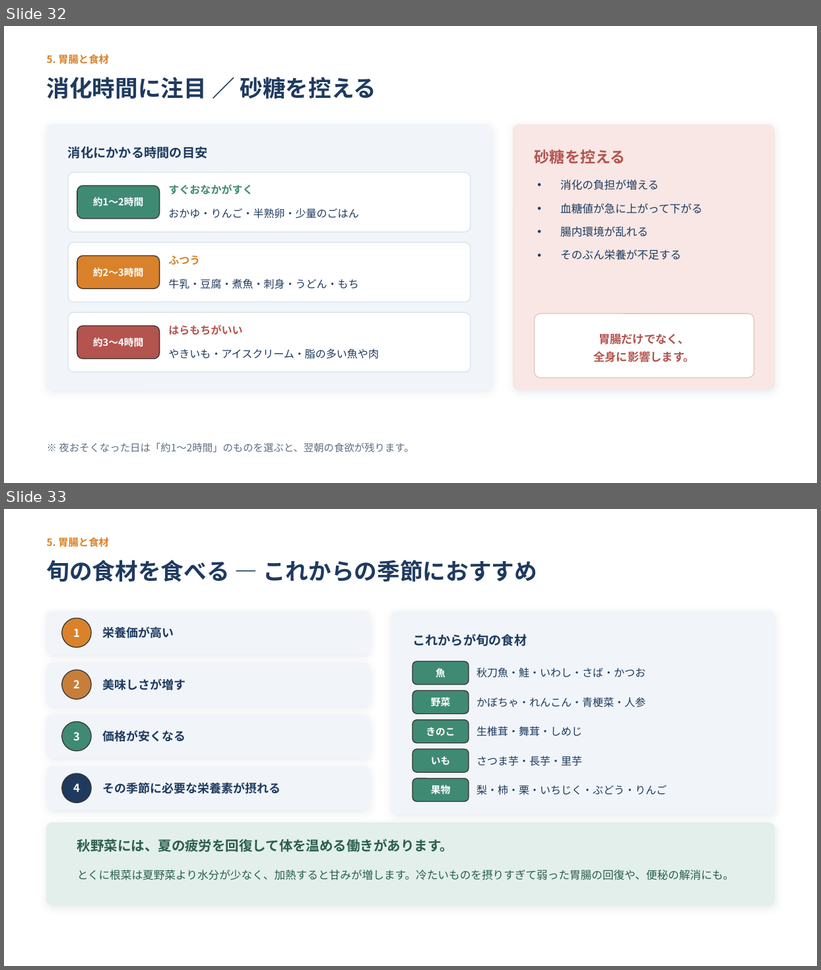
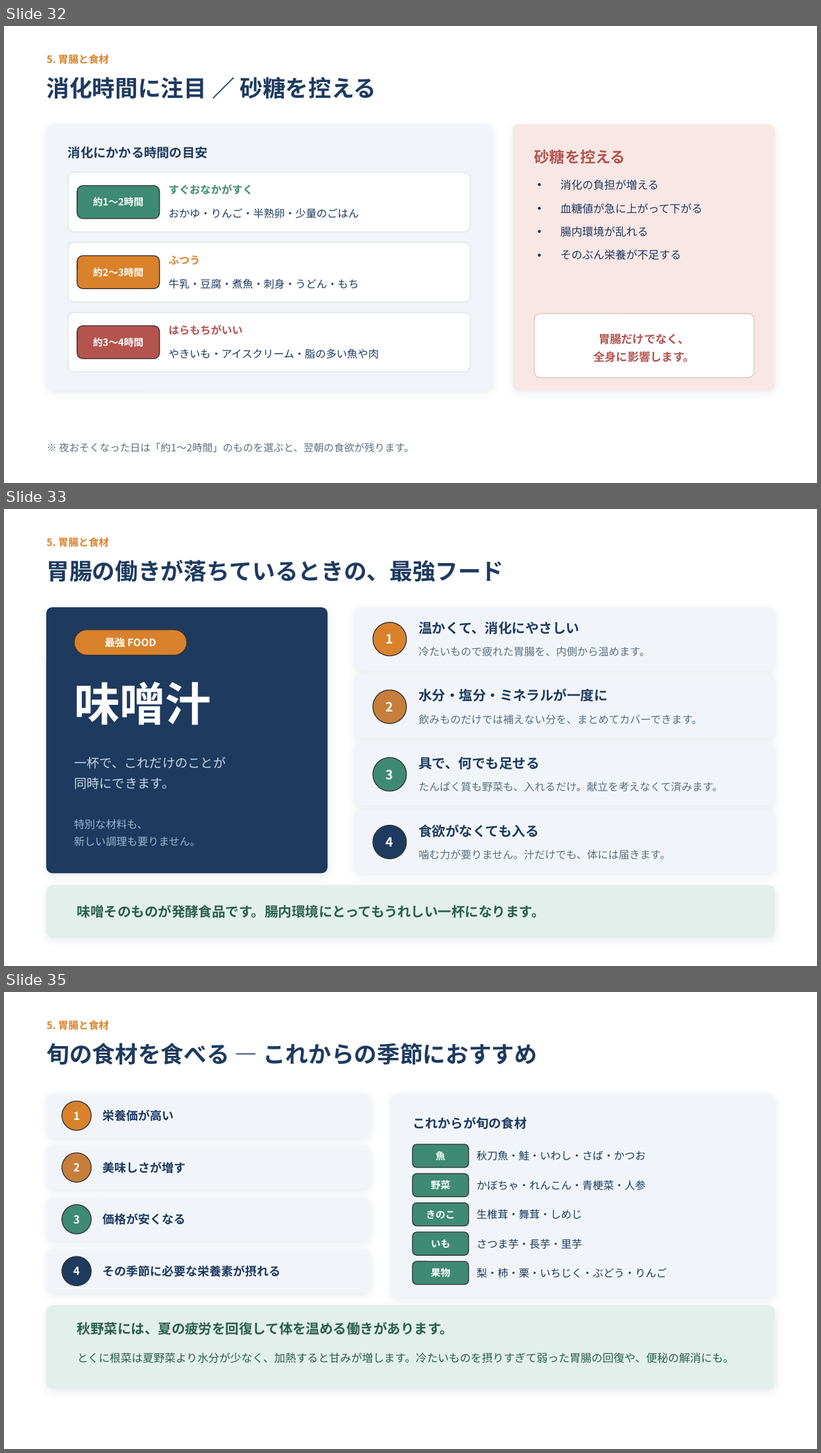
Before and after one commit to xxhmannasuimhxx/-, a slide deck: 夏休みの終わり_第2回_食と生活リズムの整え方.pptx. Shown one above the other, each under a label of ours: slides 32 and 33 before the commit, slides 32, 33 and 35 after it; the slides between them are not shown. The pictures are 821x970 and 821x1453 pixels, drawn with LibreOffice and Linux fonts; fonts in the diff are those of the drawing. Boxes give left, top, right and bottom in pixels: in the first picture for what was removed or moved away, otherwise in the second. Text is boxed around its words. In the diff, an @@ line names an element or a change of style, - is before the commit and + after.

```diff
--- a/夏休みの終わり_第2回_食と生活リズムの整え方.pptx
+++ b/夏休みの終わり_第2回_食と生活リズムの整え方.pptx
@@ slide 33 added at [4,509,817,966], background #FFFFFF @@
@@ text added at [47,537,109,547], 12 pt, text #D9822B, bold @@
+5. 胃腸と食材
@@ text added at [47,560,504,582], 27 pt, text #1E3A5F, bold @@
+胃腸の働きが落ちているときの、最強フード
@@ rounded rectangle added at [47,608,327,873], fill #1E3A5F, outline #1E3A5F 1 pt @@
@@ rounded rectangle added at [354,608,774,670], fill #F1F5F9, outline #F1F5F9 1 pt @@
@@ ellipse added at [373,623,407,656], fill #D9822B, outline #333333 1 pt @@
@@ text added at [418,621,580,634], 16 pt, text #1E3A5F, bold @@
+温かくて、消化にやさしい
@@ rounded rectangle added at [74,630,187,656], fill #D9822B, outline #333333 1 pt @@
@@ text added at [105,636,156,650], 12 pt, text #FFFFFF, bold @@
+最強 FOOD
@@ text added at [386,634,393,644], 15 pt, text #FFFFFF, bold @@
+1
@@ text added at [418,646,650,657], 12.5 pt, text #5C6E80 @@
+冷たいもので疲れた胃腸を、内側から温めます。
@@ text added at [74,682,211,725], 54 pt, text #FFFFFF, bold @@
+味噌汁
@@ rounded rectangle added at [354,675,774,738], fill #F1F5F9, outline #F1F5F9 1 pt @@
@@ ellipse added at [373,690,407,723], fill #C77E3A, outline #333333 1 pt @@
@@ text added at [386,702,393,712], 15 pt, text #FFFFFF, bold @@
+2
@@ text added at [418,689,607,702], 16 pt, text #1E3A5F, bold @@
+水分・塩分・ミネラルが一度に
@@ text added at [418,714,702,724], 12.5 pt, text #5C6E80 @@
+飲みものだけでは補えない分を、まとめてカバーできます。
@@ rounded rectangle added at [354,743,774,805], fill #F1F5F9, outline #F1F5F9 1 pt @@
@@ text added at [74,757,226,789], 15 pt, text #C7D6E6 @@
+一杯で、これだけのことが
+同時にできます。
@@ ellipse added at [373,758,407,791], fill #3F8A72, outline #333333 1 pt @@
@@ text added at [418,757,539,770], 16 pt, text #1E3A5F, bold @@
+具で、何でも足せる
@@ text added at [386,770,393,780], 15 pt, text #FFFFFF, bold @@
+3
@@ text added at [418,782,723,791], 12.5 pt, text #5C6E80 @@
+たんぱく質も野菜も、入れるだけ。献立を考えなくて済みます。
@@ text added at [74,819,201,846], 12.5 pt, text #9FB4CC @@
+特別な材料も、
+新しい調理も要りません。
@@ rounded rectangle added at [354,811,774,873], fill #F1F5F9, outline #F1F5F9 1 pt @@
@@ text added at [418,824,539,838], 16 pt, text #1E3A5F, bold @@
+食欲がなくても入る
@@ ellipse added at [373,826,407,859], fill #1E3A5F, outline #333333 1 pt @@
@@ text added at [386,837,393,847], 15 pt, text #FFFFFF, bold @@
+4
@@ text added at [418,850,671,859], 12.5 pt, text #5C6E80 @@
+噛む力が要りません。汁だけでも、体には届きます。
@@ rounded rectangle added at [47,886,774,938], fill #E3EFEA, outline #E3EFEA 1 pt @@
@@ text added at [77,905,545,918], 16 pt, text #2A5F4E, bold @@
+味噌そのものが発酵食品です。腸内環境にとってもうれしい一杯になります。
@@ what was slide 33 is now slide 35 @@
```
Also in this commit, not shown: 1 slide changed, 1 other slide added, 1 other file.
